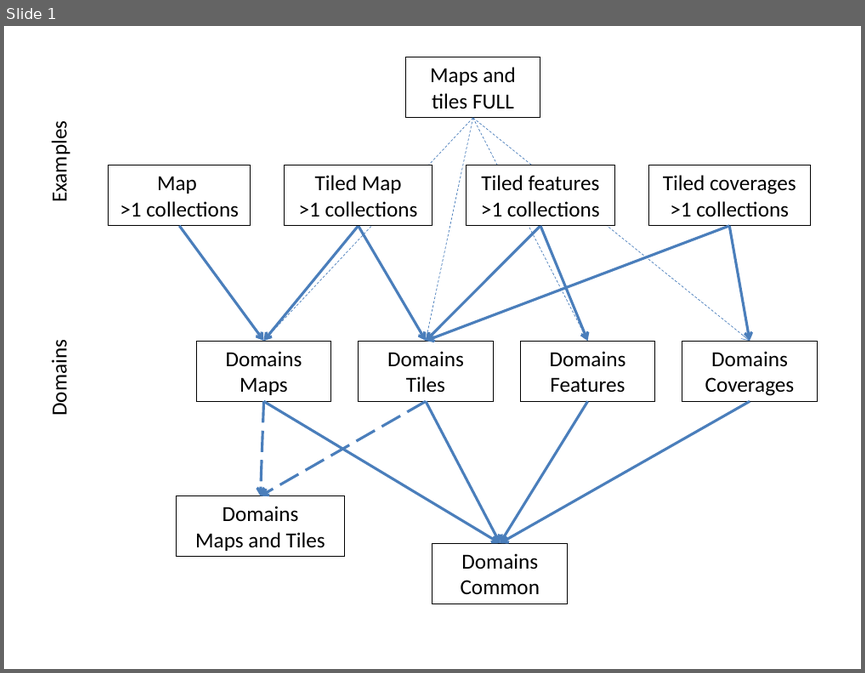
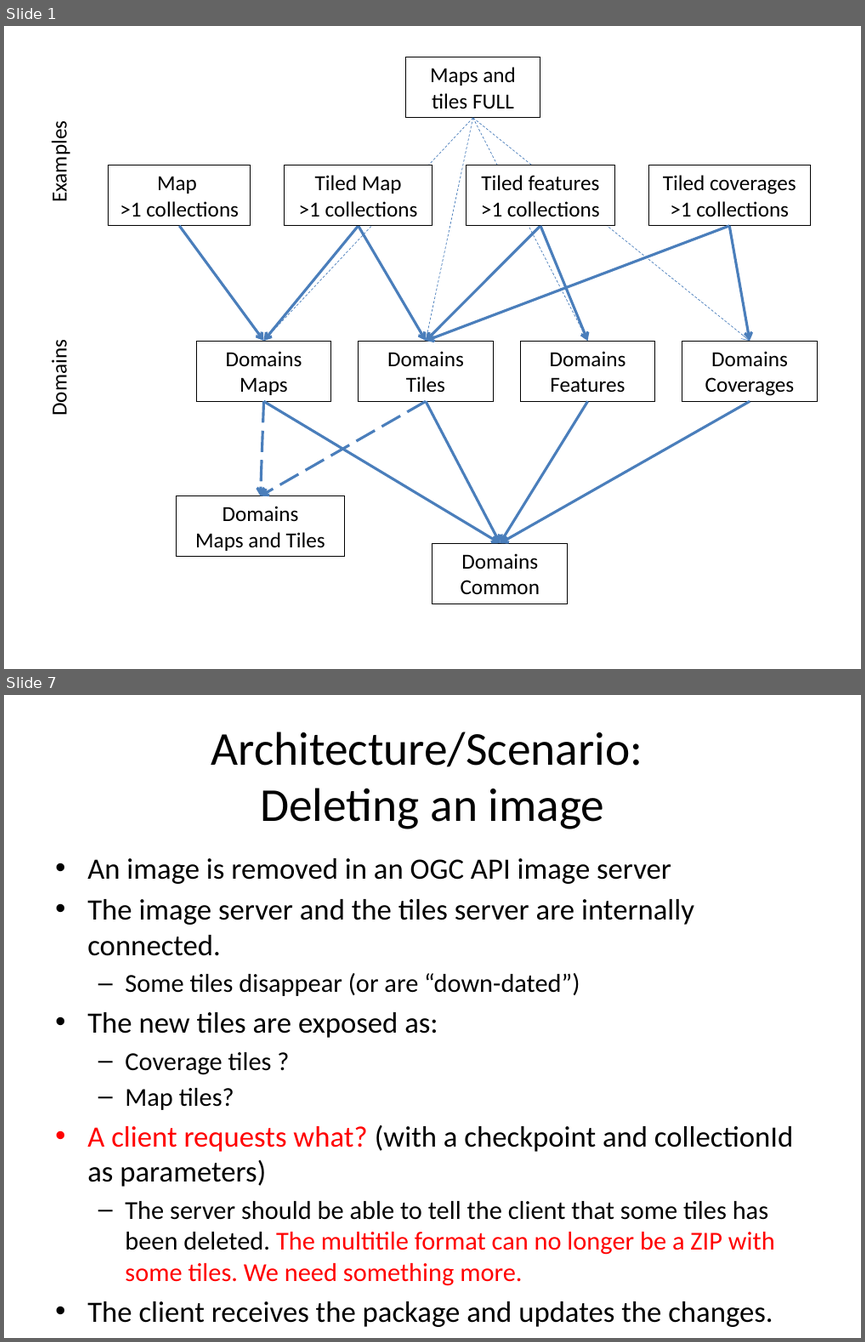
Before and after one commit to opengeospatial/ogcapi-maps, a slide deck: standard/images/diagrams.pptx. Shown one above the other, each under a label of ours: slide 1 before the commit, slides 1 and 7 after it; the slides between them are not shown. The pictures are 865x673 and 865x1342 pixels, drawn with LibreOffice and Linux fonts; fonts in the diff are those of the drawing. Boxes give left, top, right and bottom in pixels: in the first picture for what was removed or moved away, otherwise in the second. Text is boxed around its words. In the diff, an @@ line names an element or a change of style, - is before the commit and + after.

```diff
--- a/standard/images/diagrams.pptx
+++ b/standard/images/diagrams.pptx
@@ slide 7 added at <box>4,695,861,1338</box>, background #FFFFFF @@
@@ title added at <box>211,732,642,829</box>, 39.6 pt, text #000000 @@
+Architecture/Scenario:
+Deleting an image
@@ text added at <box>87,858,793,1327</box>, 24.8 pt, text #000000 @@
+• An image is removed in an OGC API image server
+• The image server and the tiles server are internally connected.
+  – Some tiles disappear (or are “down-dated”)
+• The new tiles are exposed as:
+  – Coverage tiles ?
+  – Map tiles?
+• A client requests what? (with a checkpoint and collectionId as parameters)
+  – The server should be able to tell the client that some tiles has been deleted. The multitile format can no longer be a ZIP with some tiles. We need something more.
+• The client receives the package and updates the changes.
```
Also in this commit, not shown: 6 other slides added, 47 other files.
